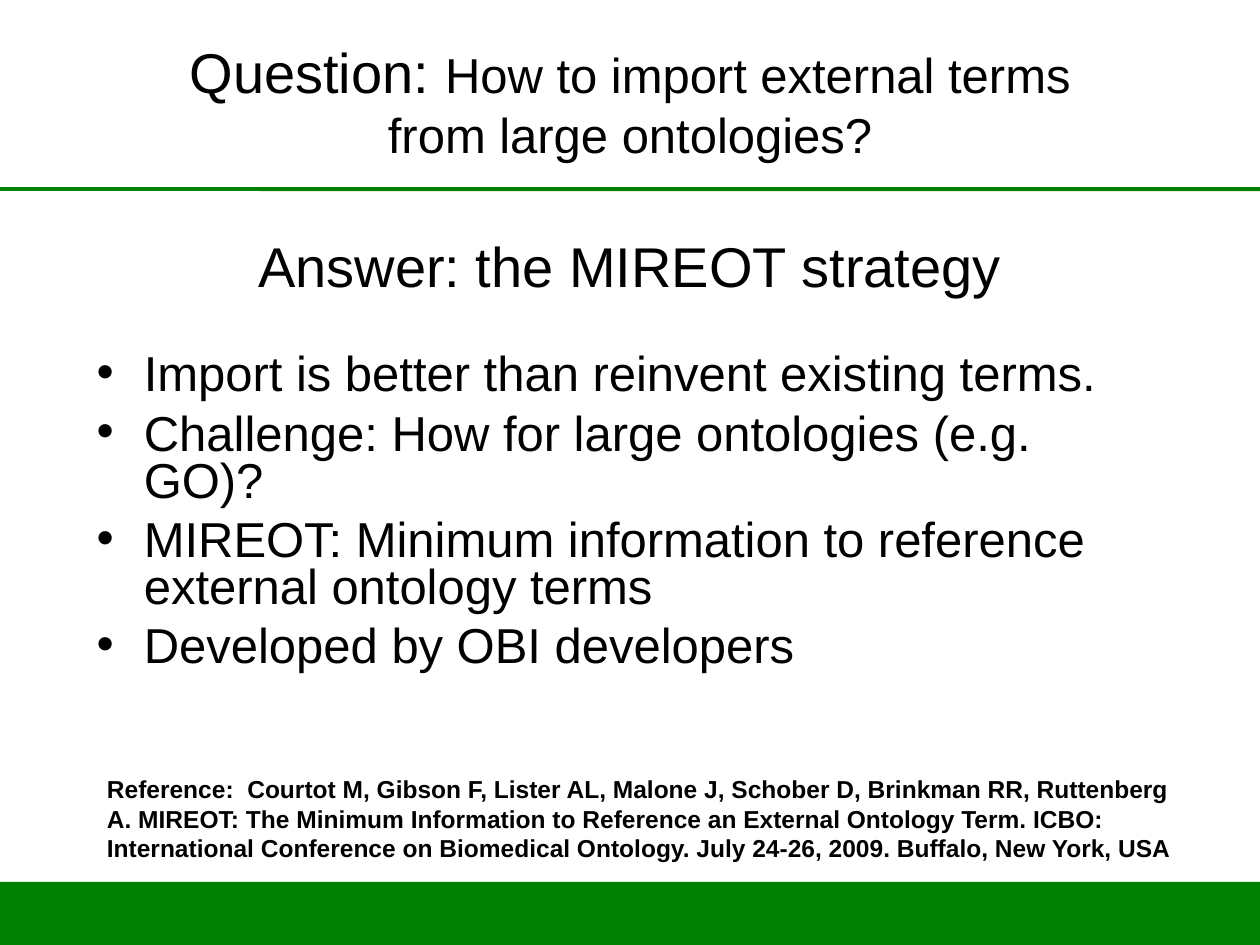
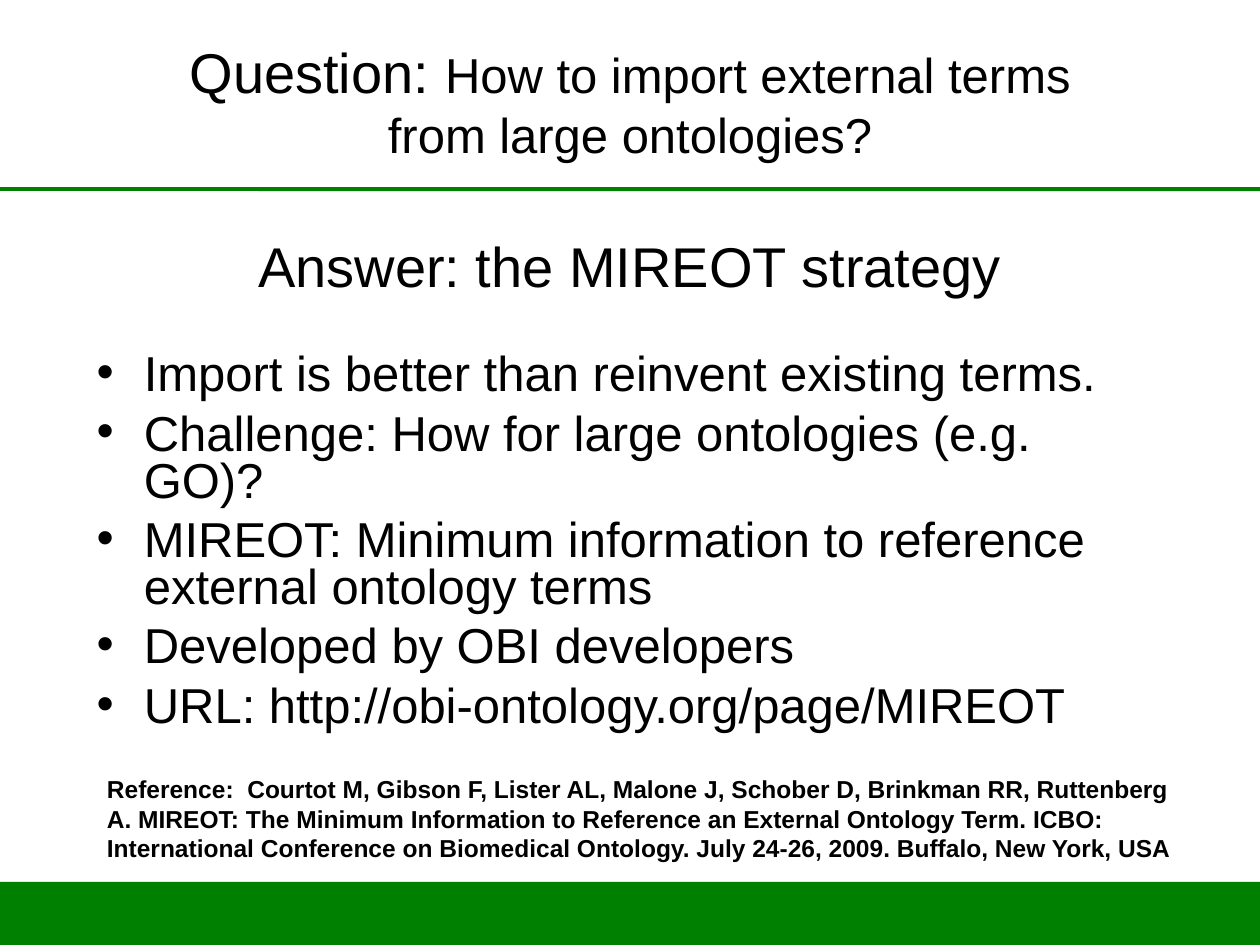
Before and after one commit to obi-ontology/obi-legacy-svn, a slide deck: slide 13 of trunk/docs/presentations/OBI tutorial July 2012 ICBO/VO_Development_using_OBI_as_Source_Ontology.ppt (slide 12 before the commit). Drawn at 1260x945 pixels with LibreOffice and Linux fonts; fonts in the diff are those of the drawing; background and template pictures are left out. Boxes give left, top, right and bottom in pixels: in the first picture for what was removed or moved away, otherwise in the second. Text is boxed around its words. In the diff, an @@ line names an element or a change of style, - is before the commit and + after.

```diff
--- a/trunk/docs/presentations/OBI tutorial July 2012 ICBO/VO_Development_using_OBI_as_Source_Ontology.ppt
+++ b/trunk/docs/presentations/OBI tutorial July 2012 ICBO/VO_Development_using_OBI_as_Source_Ontology.ppt
@@ text at box(144, 687, 1065, 733): paragraph added @@
+• URL: http://obi-ontology.org/page/MIREOT
```
Also in this commit, not shown: 3 other slides changed, 2 slides added, 1 slide removed.
